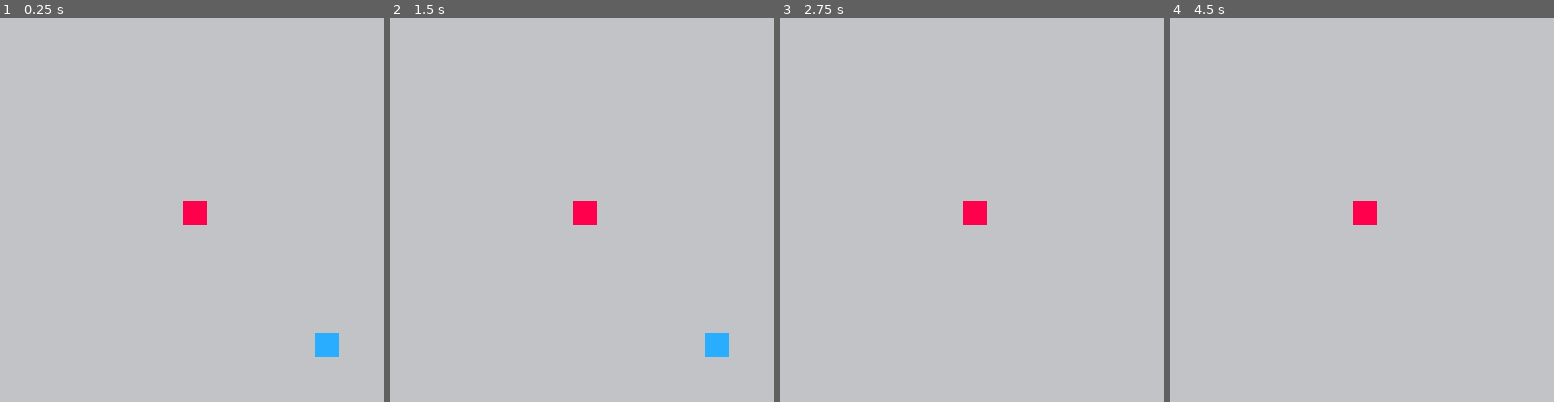
Above: before the commit, frames 1-4 (left to right).
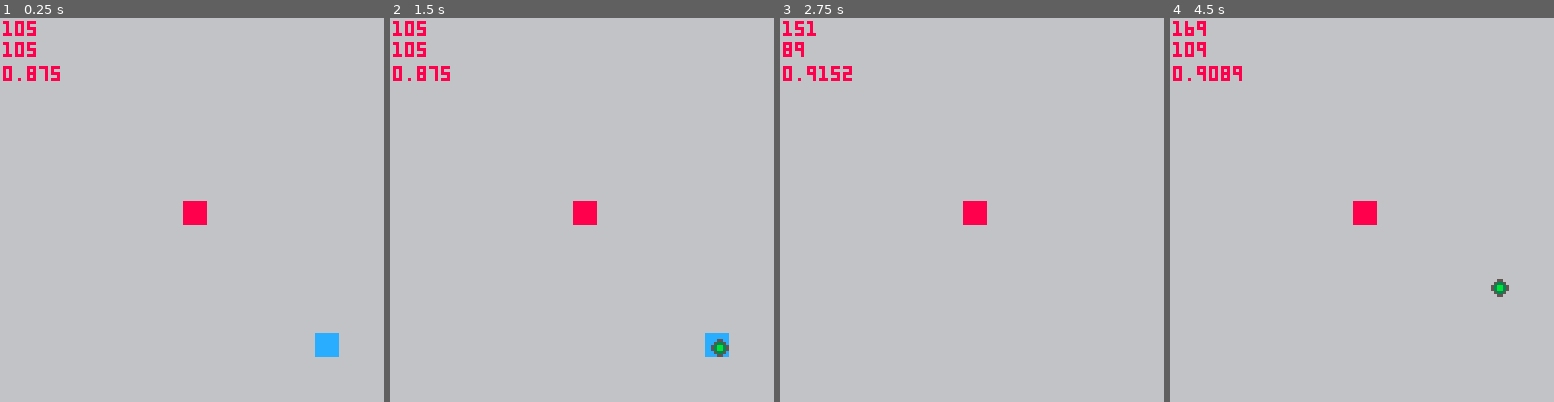
Above: after the commit, the same moments.

Repository: eSuardOdin/my_pico-8_games
Game: PICO-8 cartridge shmup/target_test.p8
Same seed, same stepped clock (60 frames per second), same inputs: the game is played once before the commit and once after it.
Inputs:
- Up to frame 1 (0.25 s): no input
- Up to frame 2 (1.5 s): no input
- Up to frame 3 (2.75 s): hold Right 1.6-2.1 s; hold Up 2.15-2.42 s; hold Right from 2.47 s (still down)
- Up to frame 4 (4.5 s): release Right at 3.03 s; hold Left 3.08-3.58 s; hold Down 3.63-3.97 s; hold Right from 4.02 s (still down)

The runs differ from the first frame. In frame 1, 0.6% of the frame differs, in the area x 0-16%, y 0-17%; in frame 2, 0.8%; in frame 3, 0.6%; in frame 4, 0.9%, in the area x 0-89%, y 0-73%.

Commit message:
Target system working, need to implement in shmup

Diff:
--- a/shmup/shmup.p8
+++ b/shmup/shmup.p8
@@ -1,7 +1,7 @@
 pico-8 cartridge // http://www.pico-8.com
 version 41
 __lua__
---my shmup
+--shoot my game up
 --by esuard
 function _init()
 	make_bg()
--- a/shmup/target_test.p8
+++ b/shmup/target_test.p8
@@ -7,11 +7,14 @@
 
 function _update()
 	mv_player()
+	update_foe()
+	update_bullets()
 end
 
 function _draw()
 	cls(6)
 	draw_entities()
+	draw_bullets()
 end
 
 -->8
@@ -20,7 +23,7 @@
 	 x=61,
 	 y=61,
 	 sprite=2,
-	 rate=120,
+	 rate=30,
 	 bullet={
 
 	 }
@@ -41,6 +44,12 @@
 	spr(player.sprite,
 	 player.x,
 	 player.y)
+
+	print(player.x,1,1,8)
+	print(player.y,1,8,8)
+	print(atan2(player.x,
+	            player.y),
+	            1,16,8)
 end
 
 function mv_player()
@@ -65,14 +74,45 @@
 function update_foe()
 	if(foe.rate==0)then
 		fire()
-		rate=120
+		foe.rate=30
 	else
-		rate-=1
+		foe.rate-=1
 	end
 end
 
 function fire()
+	dirx=player.x-foe.x
+	diry=player.y-foe.y
+	b={
+		x=foe.x,
+		y=foe.y,
+		spd=4,
+		--these are to change
+		--depending on player pos
+		ang=atan2(dirx,diry),
+	}
+	add(foe.bullet,b)
+end
 
+function update_bullets()
+	if(#foe.bullet!=0)then
+		for b in all(foe.bullet)do
+			b.x+=cos(b.ang)*b.spd
+			b.y+=sin(b.ang)*b.spd
+			if(b.x<-8or b.x>136or
+				b.y<-8or b.y>136)then
+				del(foe.bullet,b)
+			end
+		end
+	end
+end
+
+function draw_bullets()
+	if(#foe.bullet!=0)then
+		for b in all(foe.bullet)do
+			spr(3,b.x,b.y)
+		end
+	end
 end
 __gfx__
 00000000cccccccc8888888800000000000000000000000000000000000000000000000000000000000000000000000000000000000000000000000000000000
